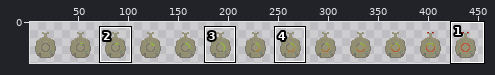
A sprite sheet gets an edit: Assets/ui/clockwise_time_indicator.png. The picture above shows the old version from afar; the outline marks the close-up.
Close-up. Before the commit:
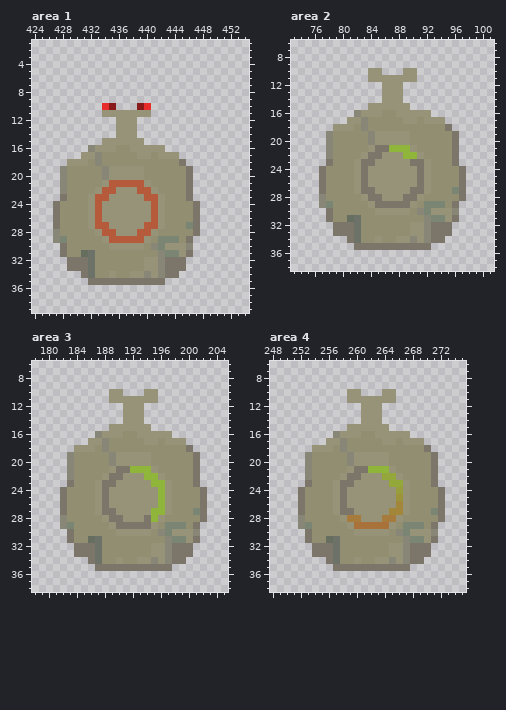
The file is 455x42 pixels. Colours within 5 levels of each other are drawn and written as one. Shown: area 1: x 424..454, y 1..39; area 2: x 73..101, y 6..38; area 3: x 178..205, y 6..38; area 4: x 248..275, y 6..38. The wide view leaves out empty margins. The commit also changed other parts of the picture, which this record leaves out.
Once edited:
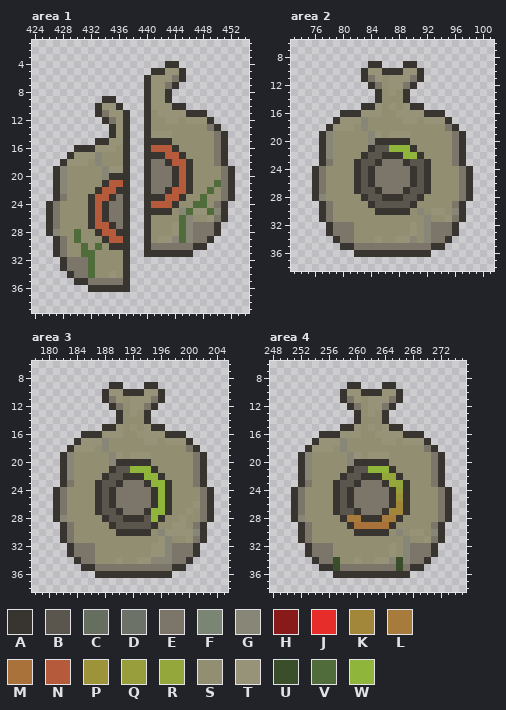
Palette (. is transparent): A #383530  B #5b564d  C #656e5f  D #6d7269  E #7c7569  F #7a8573  G #888676  H #881b19  J #e72d29  K #a2873b  L #a77b3b  M #aa723b  N #b55a3b  P #9c933b  Q #989e3b  R #94a73b  S #918e72  T #969379  U #3a4e2b  V #506c3a  W #8fb53b
From old to new:
Changed rows in their new state; - is an unchanged pixel.
Area 1:
first column x 426:
 4 -----------------AA--------
 5 ---------------AATTA-------
 6 --------------ATTTEA-------
 7 --------------ATTEA--------
 8 --------------ATTA---------
 9 --------AA----ATTA---------
10 -------ATTA--.ATTTAA-------
11 -------AE--A..ASTTTTAAA----
12 --------AE-A.-ASSTTSTTTA---
13 ---------A-A.-ASSSSSSSSEA--
14 ---------A-A.-ATTTSSSSSSEA-
15 -------AA--A..AAAASSSSSSEA-
16 ----AAA----A..ANNNASSSSSEA-
17 ---AT------A..AAANNASSSSEA-
18 --A--------A..AEEANNASSSEA-
19 -A---------A..AEEEANASSSSEA
20 -A-------AAA..AEEEANASSSSEA
21 -A------A--A..AEEEANASSSVEA
22 -A-----A--AA..AEEANNASSVSEA
23 -A----A--AEA..AAANNASSVSSEA
24 A-----A-AEEA..A-NNA--VVSEA-
25 A-----A-AEEA..AAAA-GVTTVGA-
26 A-----A-AEEA..ASS--VGSSTEA-
27 A-----A--AEA..ASS-TVG-EEA--
28 A---V--A--AA..AS--TVG-EEA--
29 -AE-V---A--A..A-TTGVGEEA---
30 -A---V-V-AAA..AEEEEEEAA----
31 -A---VV----A..AAAAAAA------
32 --A---V----A........-------
33 --A---V----A........-------
34 ---AE-V----A.......--------
35 ----AA-----A.....----------
36 ------AAAAAA---------------
Area 2:
first column x 76:
 9 --------AA---AA--------
10 -------A--AAA--A-------
11 -------AE-S---EA-------
12 --------AES--EA--------
13 ---------AS-SA---------
14 ---------ASSSA---------
15 -------AA-S-S-AA-------
16 ----AAA---------AAA----
17 ---AT--------------A---
18 --A-----------------A--
19 -A--------S----------A-
20 -A-------AAAAA-------A-
21 -A------ABB---A------A-
22 -A-----ABBAAA--A-----A-
23 -A----ABBAEEEABBA----A-
24 A-----ABAEEEEEABA-----A
25 A-----ABAEEEEEABA-----A
26 A-----ABAEEEEEABA-----A
27 A-----ABBAEEEABBA---S-A
28 A------ABBAAABBA------A
29 -AE-----ABBBBBA-SSS--A-
30 -A-------AAAAA--S--S-A-
31 -A---SS----------SS--A-
32 --A---S--------S----A--
33 --A---S--------S----A--
34 ---AE-S--------S---A---
35 ----AA-----------AA----
36 ------AAAAAAAAAAA------
Area 3:
first column x 181:
 9 --------AA---AA--------
10 -------A--AAA--A-------
11 -------AE-S---EA-------
12 --------AES--EA--------
13 ---------AS-SA---------
14 ---------ASSSA---------
15 -------AA-S-S-AA-------
16 ----AAA---------AAA----
17 ---AT--------------A---
18 --A-----------------A--
19 -A--------S----------A-
20 -A-------AAAAA-------A-
21 -A------ABB---A------A-
22 -A-----ABBAAA--A-----A-
23 -A----ABBAEEEA--A----A-
24 A-----ABAEEEEEA-A-----A
25 A-----ABAEEEEEA-A-----A
26 A-----ABAEEEEEA-A---T-A
27 A-----ABBAEEEA--A--TS-A
28 A------ABBAAAB-A--T---A
29 -AE-----ABBBBBA-STT--A-
30 -A-------AAAAA--T----A-
31 -A---SS--------T-SS--A-
32 --A---S-------------A--
33 --A---S-------------A--
34 ---AE-S--------G---A---
35 ----AA-----------AA----
36 ------AAAAAAAAAAA------
Area 4:
first column x 251:
 9 --------AA---AA--------
10 -------A--AAA--A-------
11 -------AE-S---EA-------
12 --------AES--EA--------
13 ---------AS-SA---------
14 ---------ASSSA---------
15 -------AA-S-S-AA-------
16 ----AAA---------AAA----
17 ---AT--------------A---
18 --A-----------------A--
19 -A--------S----------A-
20 -A-------AAAAA-------A-
21 -A------ABB---A------A-
22 -A-----ABBAAA--A-----A-
23 -A----ABBAEEEA--A----A-
24 A-----ABAEEEEEA-A-----A
25 A-----ABAEEEEEA-A-----A
26 A-----ABAEEEEEA-A-----A
27 A-----ABBAEEEA--A---S-A
28 A------A--AAA--A------A
29 -AE-----A-----A-SSS--A-
30 -A-------AAAAA--S--S-A-
31 -A---SS----------SS--A-
32 --A---S--------S----A--
33 --A---S--------S----A--
34 ---AE-U--------U---A---
35 ----AAU--------U-AA----
36 ------AAAAAAAAAAA------
Pixel boxes of the changes (left, top, right, bottom) in both close-ups:
changed: (46, 61, 235, 292)
changed: (312, 61, 473, 257)
changed: (53, 382, 214, 578)
changed: (291, 382, 452, 578)
